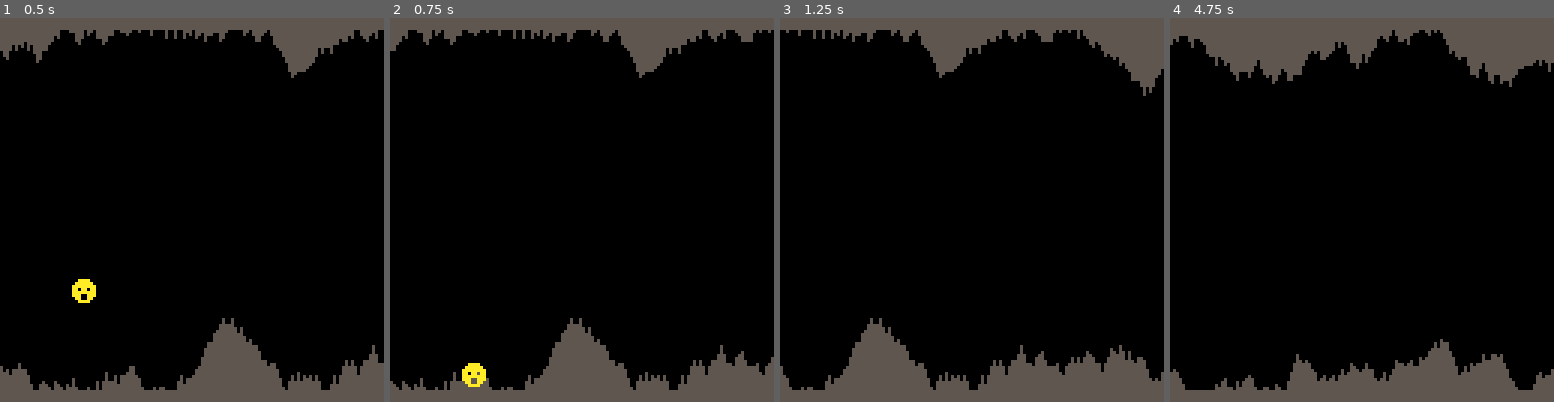
Above: before the commit, frames 1-4 (left to right).
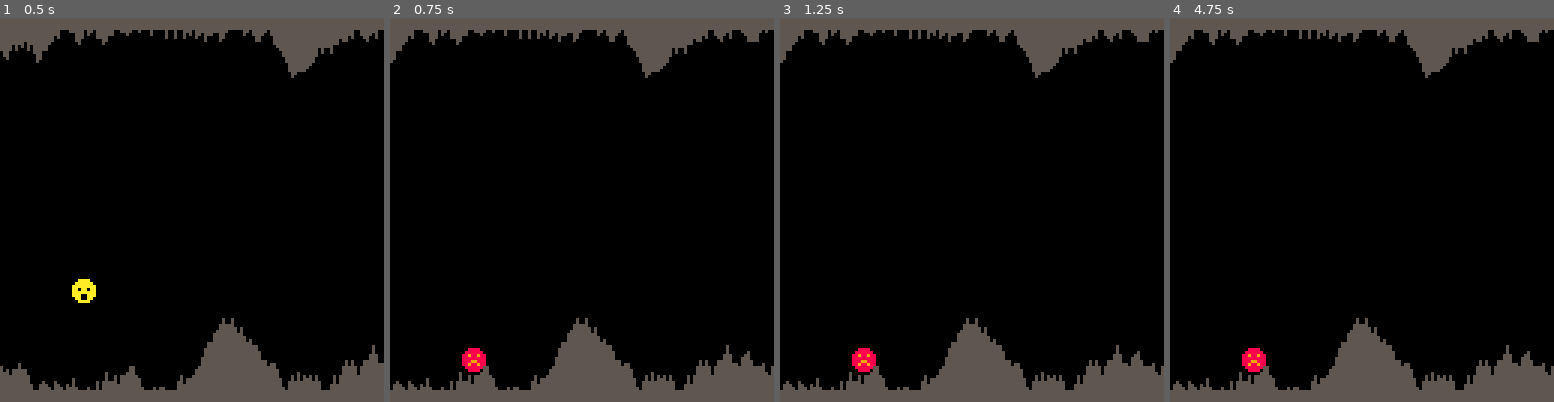
Above: after the commit, the same moments.

Repository: geopet/pico-8-cavediver
Game: PICO-8 cartridge cavediver.p8
Same seed, same stepped clock (60 frames per second), same inputs: the game is played once before the commit and once after it.
Inputs:
- Up to frame 1 (0.5 s): no input
- Up to frame 2 (0.75 s): no input
- Up to frame 3 (1.25 s): no input
- Up to frame 4 (4.75 s): hold Up 2.15-2.42 s; hold Up from 4.73 s (still down)

Frame 1 is identical in both runs. In frame 2, 3.5% of the frame differs, in the area x 0-100%, y 3-97%; in frame 3, 10%; in frame 4, 12%.

Commit message:
Add game end conditions

Diff:
--- a/cavediver.p8
+++ b/cavediver.p8
@@ -10,8 +10,11 @@
 end
 
 function _update()
-    update_cave()
-    move_player()
+    if (not game_over) then
+        update_cave()
+        move_player()
+        check_hit()
+    end
 end
 
 function _draw()
@@ -54,6 +57,15 @@
 
     -- move to new position
     player.y+=player.dy
+end
+
+function check_hit()
+    for i=player.x,player.x+7 do
+        if (cave[i+1].top>player.y
+            or cave[i+1].btm<player.y+7) then
+            game_over=true
+        end
+    end
 end
 -->8
 -- cave functions
